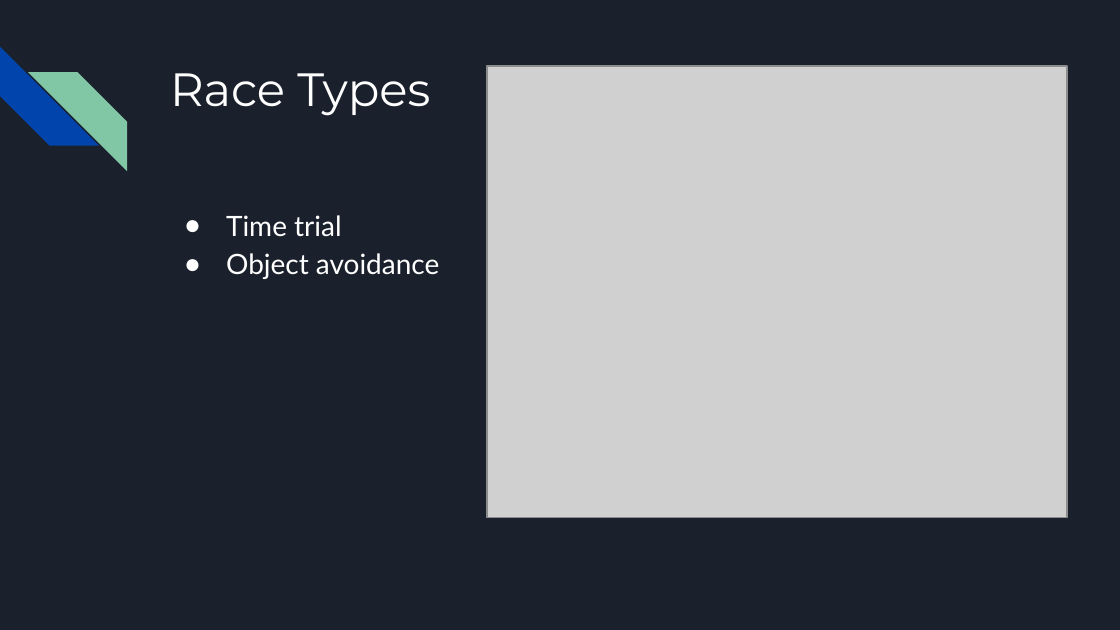
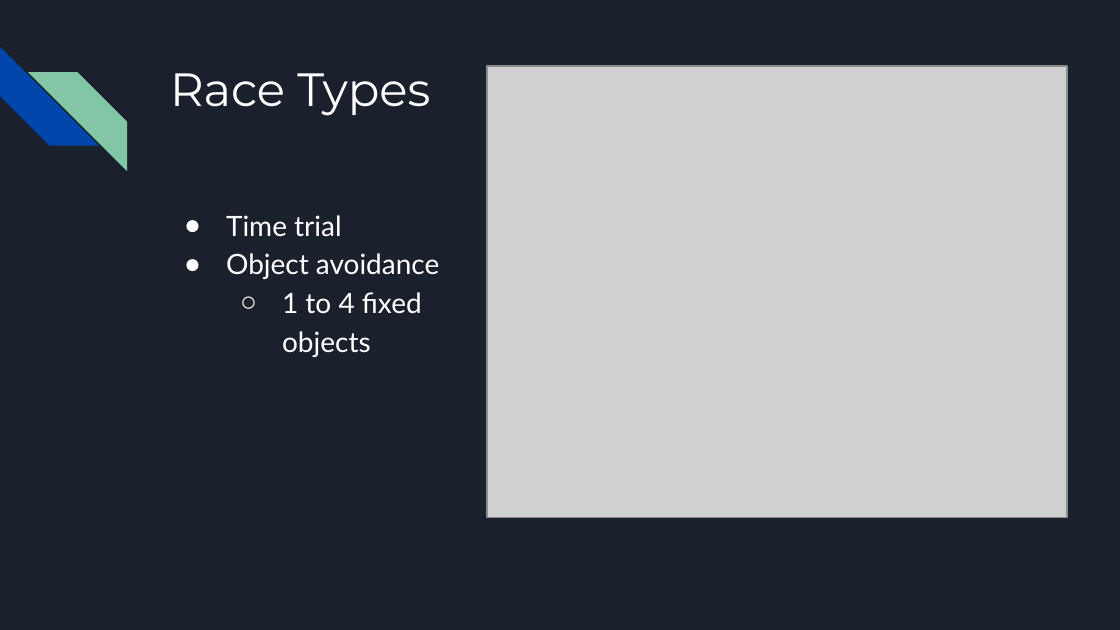
Before and after one commit to JasonCaldwellMBA/AWS_DeepRacer-Object_Avoidance, a slide deck: slide 8 of AWS DeepRacer Presentation.pptx (slide 7 before the commit). Drawn at 1120x630 pixels with LibreOffice and Linux fonts; fonts in the diff are those of the drawing; grey boxes stand for pictures. Boxes give left, top, right and bottom in pixels: in the first picture for what was removed or moved away, otherwise in the second. Text is boxed around its words. In the diff, an @@ line names an element or a change of style, - is before the commit and + after.

```diff
--- a/AWS DeepRacer Presentation.pptx
+++ b/AWS DeepRacer Presentation.pptx
@@ text at <box>282,292,422,357</box>: paragraph added @@
+  ○ 1 to 4 fixed objects
```
Also in this commit, not shown: 10 other slides changed, 3 slides added, 2 slides removed, 1 other file.
